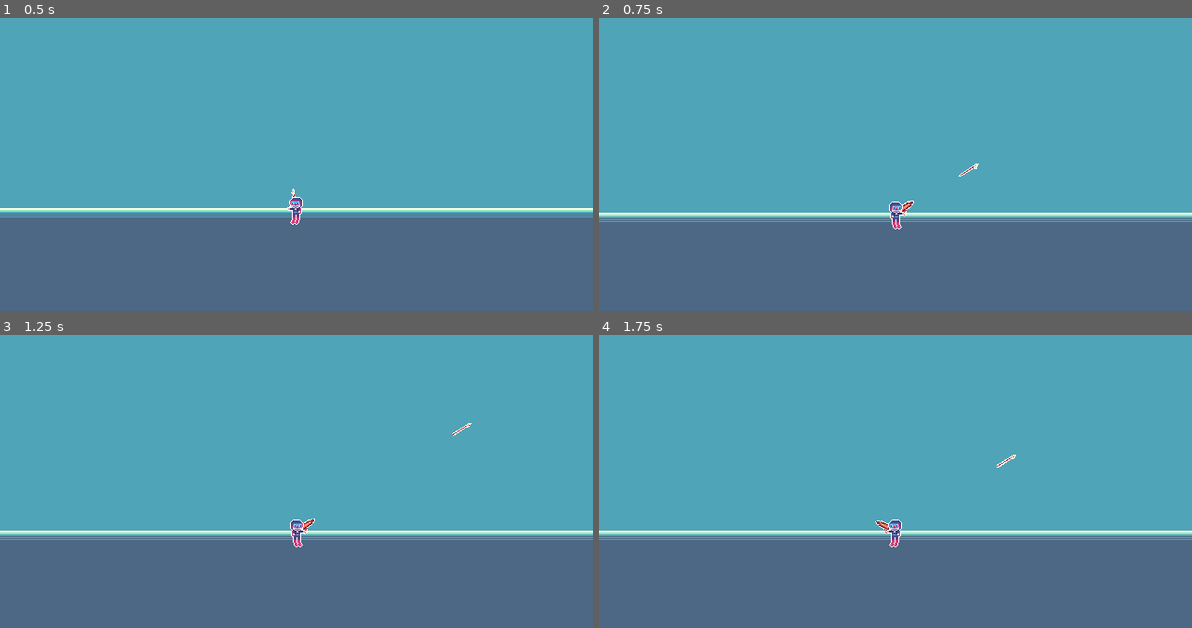
Above: before the commit, frames 1-4 (two rows, left to right).
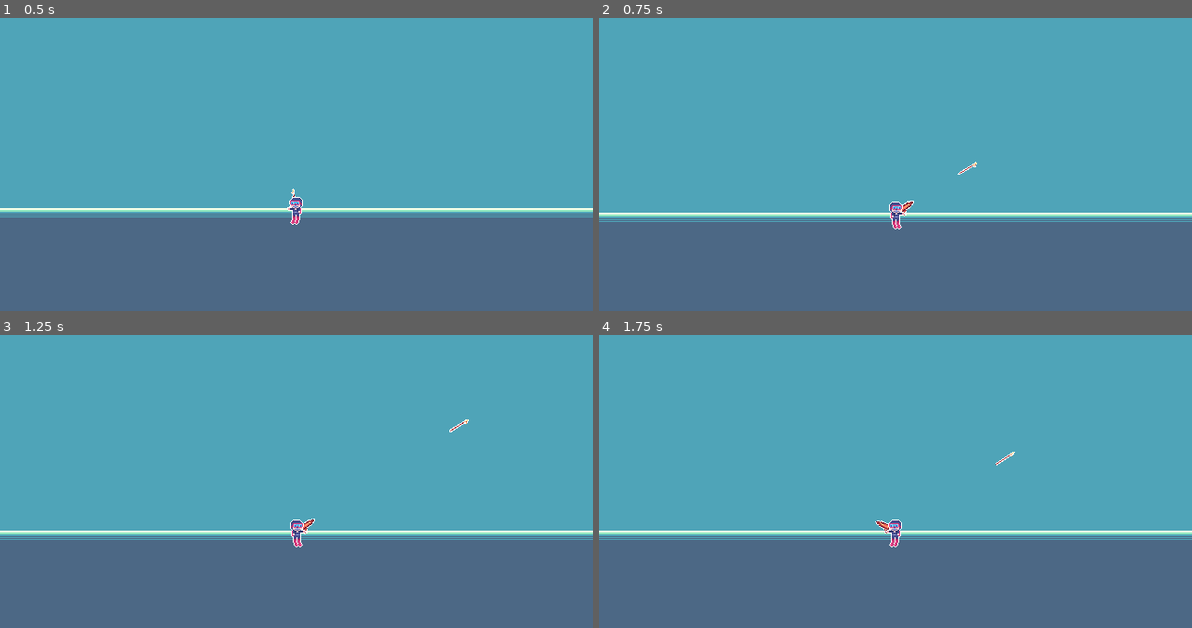
Above: after the commit, the same moments.

Repository: SeenicRoot/spearfishing-game
Game: Godot game, scene res://main.tscn
Same seed, same stepped clock (60 frames per second), same inputs: the game is played once before the commit and once after it.
Inputs (mouse positions are in pixels of both pictures, inside the frame that each line leads up to):
- Up to frame 1 (0.5 s): no input
- Up to frame 2 (0.75 s): move the mouse to (1025, 126) at 0.52 s; press the mouse at (1025, 126) at 0.53 s; hold Right (ui_right) from 0.53 s (still down)
- Up to frame 3 (1.25 s): keep holding Right (ui_right)
- Up to frame 4 (1.75 s): move the mouse to (776, 478) at 1.27 s; release Right (ui_right) at 1.28 s; release the mouse at (776, 478) at 1.28 s; hold Down (ui_down) from 1.28 s (still down); click (776, 478) at 1.35 s

Frame 1 is identical in both runs. In frame 2, less than 0.1% of the frame differs, in the area x 60-65%, y 49-55%; in frame 3, less than 0.1%, in the area x 75-80%, y 28-35%; in frame 4, less than 0.1%.

Commit message:
Make harpoon collide with fish

Diff:
--- a/player/harpoon_launcher.gd
+++ b/player/harpoon_launcher.gd
@@ -2,6 +2,7 @@
 extends Node2D
 
 signal launched(harpoon: Area2D)
+signal captured_fish(fish: Fish)
 
 const DECELERATION = 10.0
 
@@ -21,9 +22,12 @@
 		unloaded_sprite.flip_v = val
 		harpoon_reset_position.y = -harpoon.position.y
 		flip_v = val
+
 var shooting: bool = false
+var reeling_harpoon: bool = false
 var harpoon_velocity: float = 0
 var harpoon_direction: Vector2 = Vector2.ZERO
+var hooked_fish: Array[Fish] = []
 
 @onready var loaded_sprite: Sprite2D = $LoadedSprite
 @onready var unloaded_sprite: Sprite2D = $UnloadedSprite
@@ -33,6 +37,8 @@
 func _physics_process(delta: float) -> void:
 	if shooting:
 		move_harpoon(delta)
+	if reeling_harpoon:
+		reel_harpoon(delta)
 
 
 func shoot() -> void:
@@ -43,9 +49,9 @@
 	harpoon.visible = true
 	shooting = true
 	harpoon_velocity = harpoon_speed
-	harpoon_direction = Vector2.from_angle(global_rotation)
 	harpoon.global_rotation = global_rotation
 	harpoon.global_position = global_position + harpoon_reset_position
+	harpoon_direction = (get_global_mouse_position() - harpoon.global_position).normalized()
 	harpoon.get_node("Sprite2D").flip_v = scale.y < 0
 
 
@@ -55,21 +61,32 @@
 		harpoon_velocity -= DECELERATION
 	else:
 		# return the harpoon to the harpoon_speed launcher
-		var reset_global_position := global_position + harpoon_reset_position
-		var distance_squared := harpoon.position.distance_squared_to(reset_global_position)
-		var velocity := reel_back_speed * delta
-		var new_position := harpoon.position.move_toward(reset_global_position, velocity)
-		harpoon.global_position = new_position
-		if distance_squared < velocity ** 2:
-			# reset launcher
-			unloaded_sprite.visible = false
-			loaded_sprite.visible = true
-			harpoon.visible = false
-			shooting = false
-			harpoon_velocity = 0
+		reeling_harpoon = true
 
 
+func reel_harpoon(delta: float) -> void:
+	var reset_global_position := global_position + harpoon_reset_position
+	var distance_squared := harpoon.position.distance_squared_to(reset_global_position)
+	var velocity := reel_back_speed * delta
+	var new_position := harpoon.position.move_toward(reset_global_position, velocity)
+	harpoon.global_position = new_position
+
+	if distance_squared < velocity ** 2:
+		# reset harpoon once it reaches the player
+		reeling_harpoon = false
+		unloaded_sprite.visible = false
+		loaded_sprite.visible = true
+		harpoon.visible = false
+		shooting = false
+		harpoon_velocity = 0
+		for fish in hooked_fish:
+			captured_fish.emit(fish)
 
 
-func _on_projectile_hit() -> void:
-	pass
+func _on_harpoon_body_entered(body: Node2D) -> void:
+	if reeling_harpoon:
+		return
+	if body is Fish:
+		hooked_fish.append(body)
+		body.process_mode = Node.PROCESS_MODE_DISABLED
+		body.reparent(harpoon)
--- a/player/harpoon_launcher.tscn
+++ b/player/harpoon_launcher.tscn
@@ -35,5 +35,7 @@
 region_rect = Rect2(3, 2, 25, 5)
 
 [node name="CollisionShape2D" type="CollisionShape2D" parent="Harpoon"]
-position = Vector2(8, 0)
+position = Vector2(5, 0)
 shape = SubResource("CircleShape2D_3ngmn")
+
+[connection signal="body_entered" from="Harpoon" to="." method="_on_harpoon_body_entered"]
